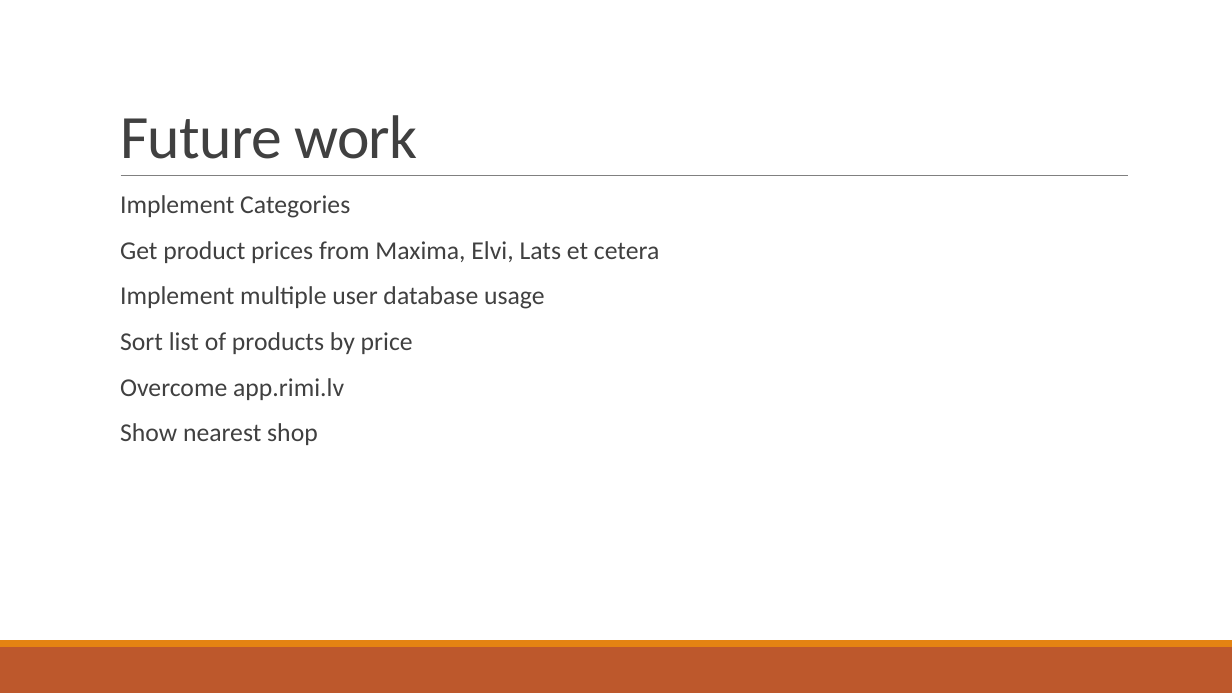
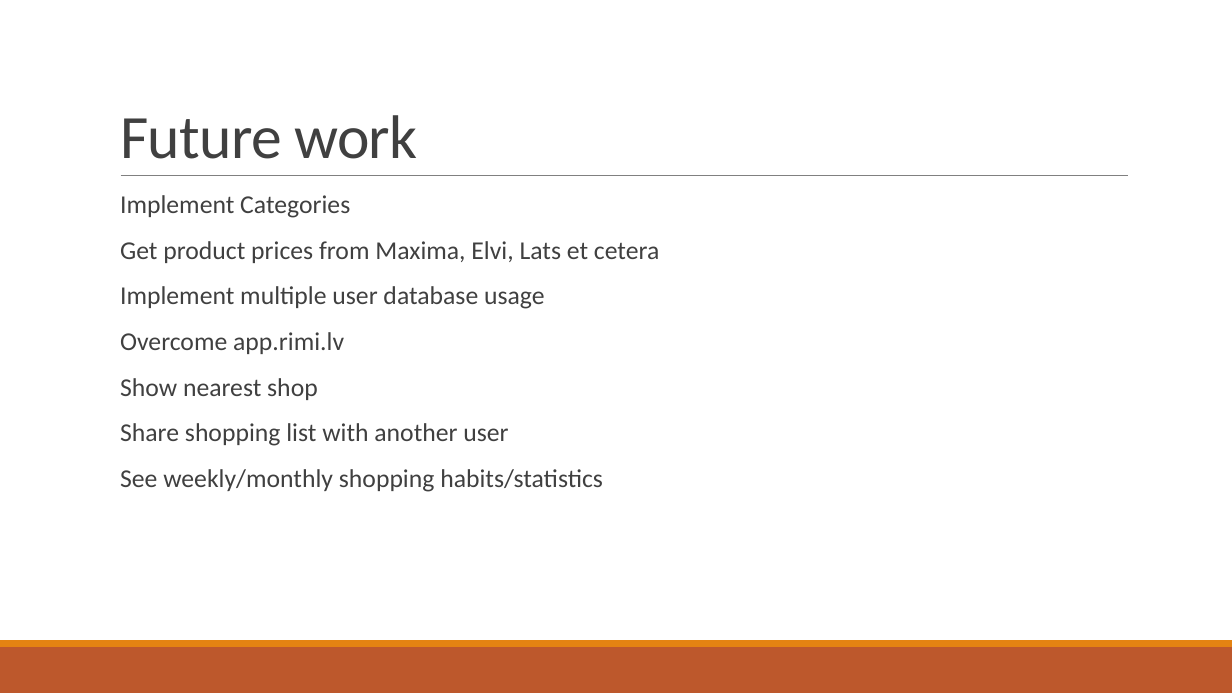
Before and after one commit to bricht/piens-un-maize, a slide deck: slide 10 of presentation/MilknBread.pptx (slide 9 before the commit). Drawn at 1232x693 pixels with LibreOffice and Linux fonts; fonts in the diff are those of the drawing. Boxes give left, top, right and bottom in pixels: in the first picture for what was removed or moved away, otherwise in the second. Text is boxed around its words. In the diff, an @@ line names an element or a change of style, - is before the commit and + after.

```diff
--- a/presentation/MilknBread.pptx
+++ b/presentation/MilknBread.pptx
@@ text at bbox=[120, 332, 413, 354]: paragraph removed @@
-  Sort list of products by price
@@ text at bbox=[120, 423, 603, 492]: paragraphs added @@
+  Share shopping list with another user
+  See weekly/monthly shopping habits/statistics
```
Also in this commit, not shown: 2 other slides changed, 1 slide added, 1 other file.
